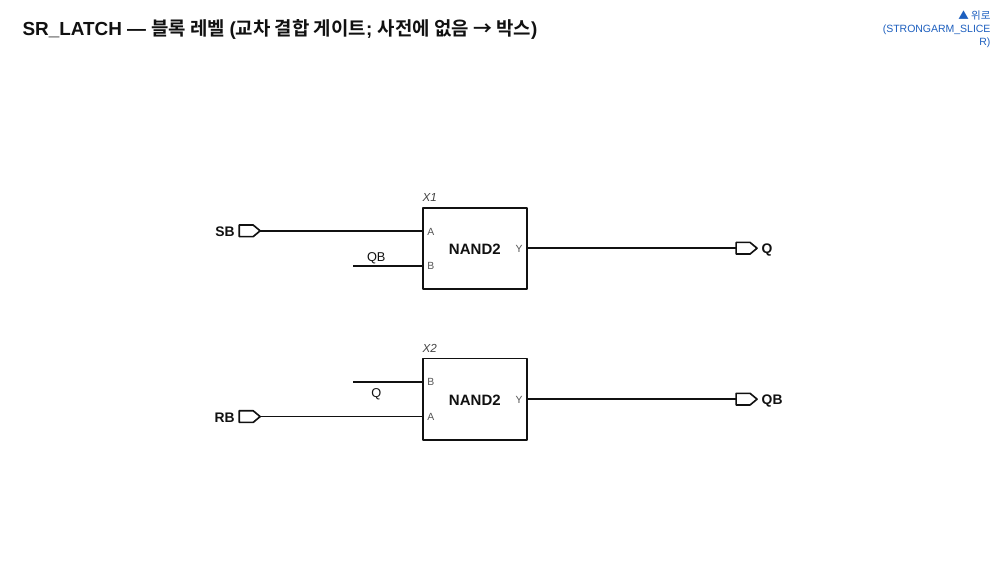
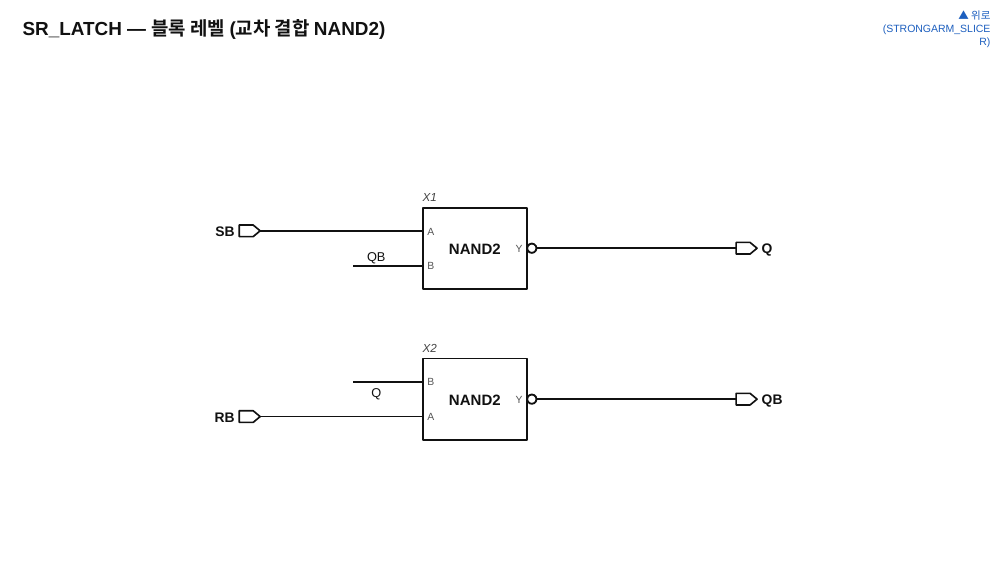
Before and after one commit to jmseo16/etf-dashboard, a slide deck: slide 12 of netlist-hsio-concept-diagram/reference/rx_afe/out/concept.pptx. Drawn at 1008x567 pixels with LibreOffice and Linux fonts; fonts in the diff are those of the drawing. Boxes give left, top, right and bottom in pixels: in the first picture for what was removed or moved away, otherwise in the second. Text is boxed around its words. In the diff, an @@ line names an element or a change of style, - is before the commit and + after.

```diff
--- a/netlist-hsio-concept-diagram/reference/rx_afe/out/concept.pptx
+++ b/netlist-hsio-concept-diagram/reference/rx_afe/out/concept.pptx
@@ text at box(23, 19, 385, 39): text changed @@
-SR_LATCH — 블록 레벨 (교차 결합 게이트; 사전에 없음 → 박스)
+SR_LATCH — 블록 레벨 (교차 결합 NAND2)
@@ ellipse added at box(527, 243, 536, 253), fill #FFFFFF, outline #111111 1.77 pt @@
@@ freeform shape: place and size @@
-freeform shape at box(527, 248, 551, 248)
+freeform shape at box(537, 248, 551, 248)
@@ ellipse added at box(527, 395, 536, 404), fill #FFFFFF, outline #111111 1.77 pt @@
@@ freeform shape: place and size @@
-freeform shape at box(527, 399, 551, 399)
+freeform shape at box(537, 399, 551, 399)
```
Also in this commit, not shown: 13 other slides changed, 41 other files.
